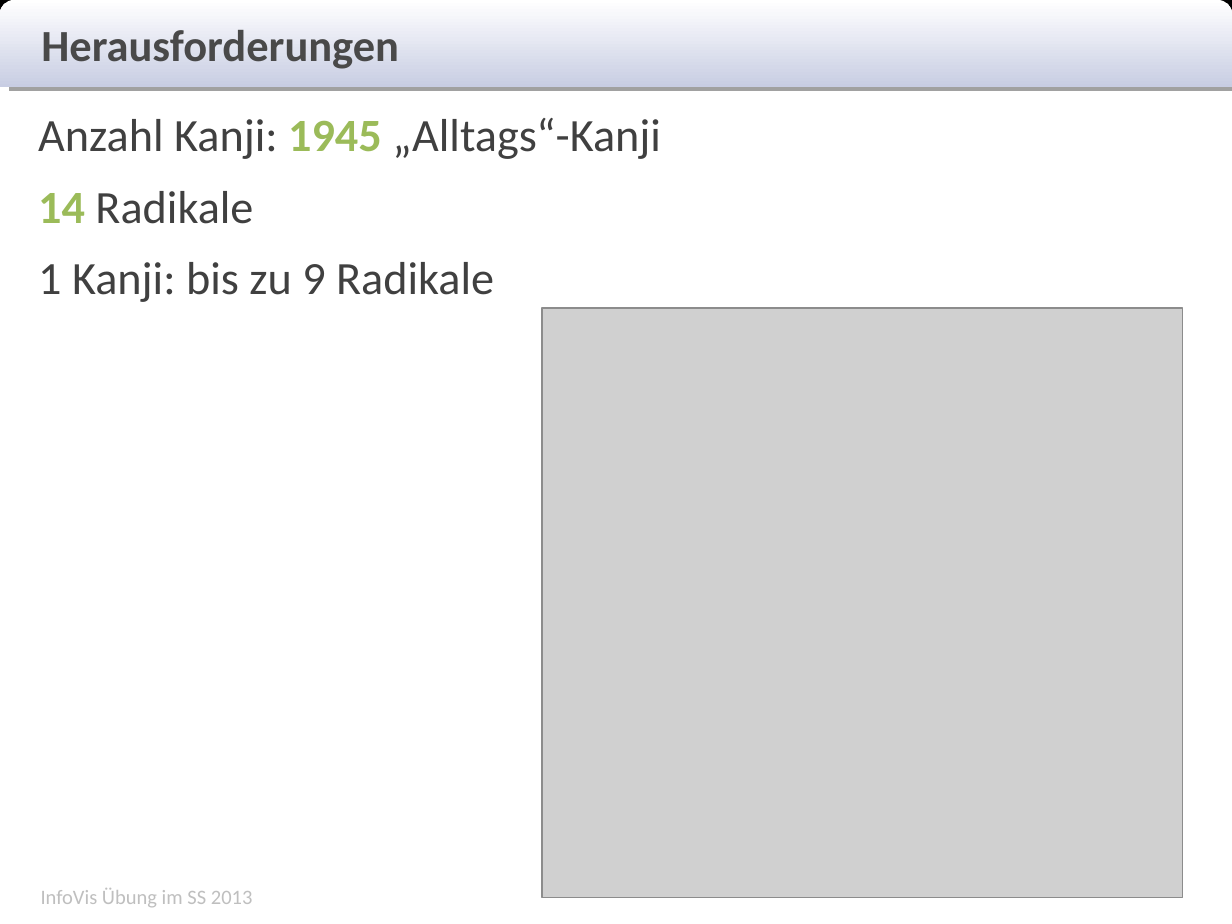
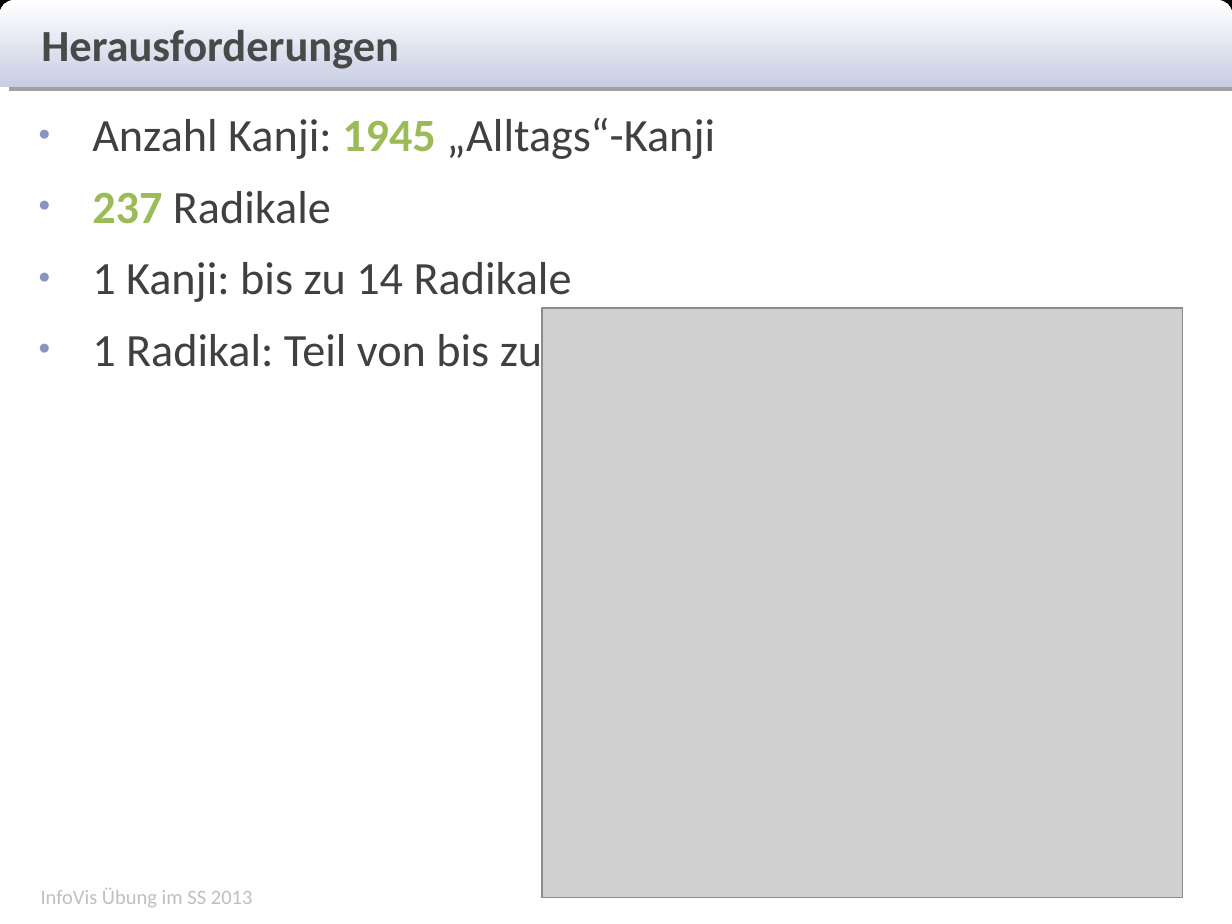
Before and after one commit to Rajikarubijua/bushumappu, a slide deck: slide 14 of presentation/zwischenpräsentation.odp (slide 13 before the commit). Drawn at 1232x924 pixels with LibreOffice and Linux fonts; fonts in the diff are those of the drawing; grey boxes stand for pictures. Boxes give left, top, right and bottom in pixels: in the first picture for what was removed or moved away, otherwise in the second. Text is boxed around its words. In the diff, an @@ line names an element or a change of style, - is before the commit and + after.

```diff
--- a/presentation/zwischenpräsentation.odp
+++ b/presentation/zwischenpräsentation.odp
@@ text at <box>92,118,715,159</box>: bullet none to ● @@
@@ text at <box>92,191,572,377</box>: text changed @@
-14 Radikale
-1 Kanji: bis zu 9 Radikale
+● 237 Radikale
+● 1 Kanji: bis zu 14 Radikale
+● 1 Radikal: Teil von bis zu 345 Kanji
```
Also in this commit, not shown: 2 other slides changed, 2 slides added, 1 slide removed.
